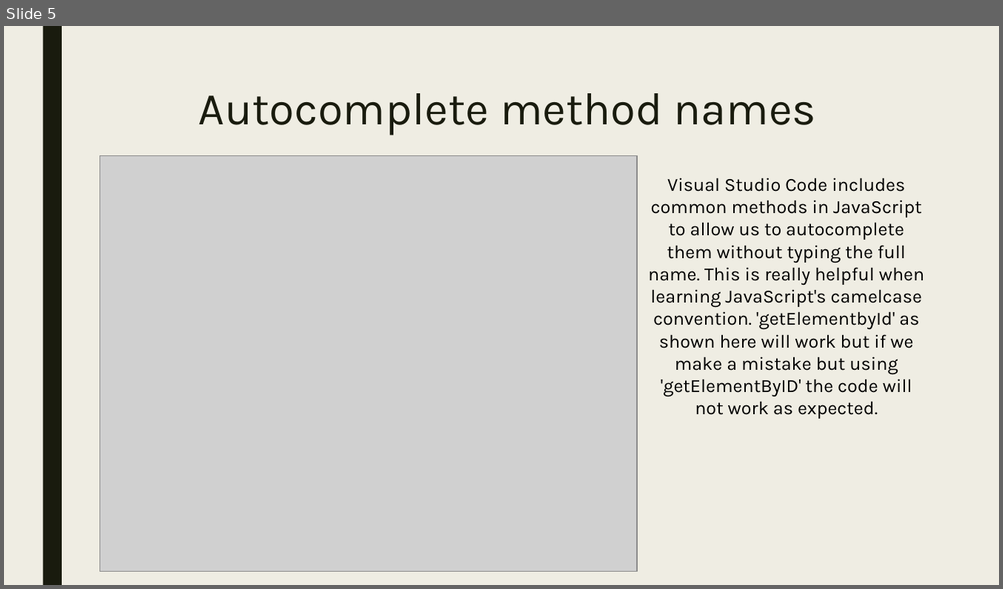
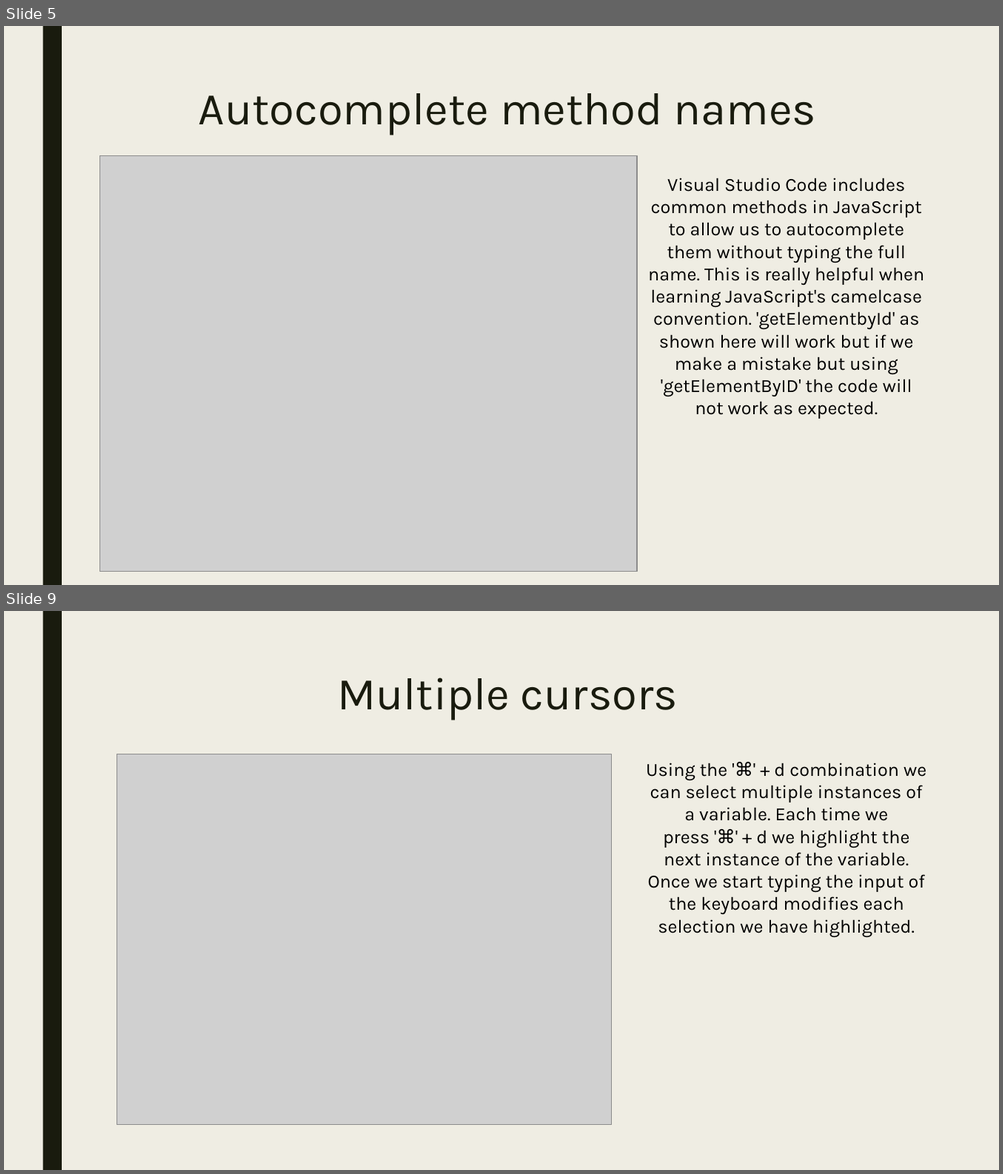
Before and after one commit to 105ron/lightning-talk, a slide deck: Presentation.pptx. Shown one above the other, each under a label of ours: slide 5 before the commit, slides 5 and 9 after it; the slides between them are not shown. The pictures are 1003x589 and 1003x1174 pixels, drawn with LibreOffice and Linux fonts; fonts in the diff are those of the drawing; grey boxes stand for pictures. Boxes give left, top, right and bottom in pixels: in the first picture for what was removed or moved away, otherwise in the second. Text is boxed around its words. In the diff, an @@ line names an element or a change of style, - is before the commit and + after.

```diff
--- a/Presentation.pptx
+++ b/Presentation.pptx
@@ slide 9 added at <box>4,611,999,1170</box>, background #EFEDE3; not listed: 1 template element that a slide beside it also shows @@
@@ title added at <box>337,678,677,721</box>, 44 pt, text #191B0E @@
+Multiple cursors
@@ picture added at <box>116,755,612,1125</box> @@
@@ text added at <box>646,763,926,914</box>, 18 pt, text #000000 @@
+Using the '⌘' + d combination we can select multiple instances of a variable. Each time we press '⌘' + d we highlight the next instance of the variable. Once we start typing the input of the keyboard modifies each selection we have highlighted.
```
Also in this commit, not shown: 9 other slides added.
